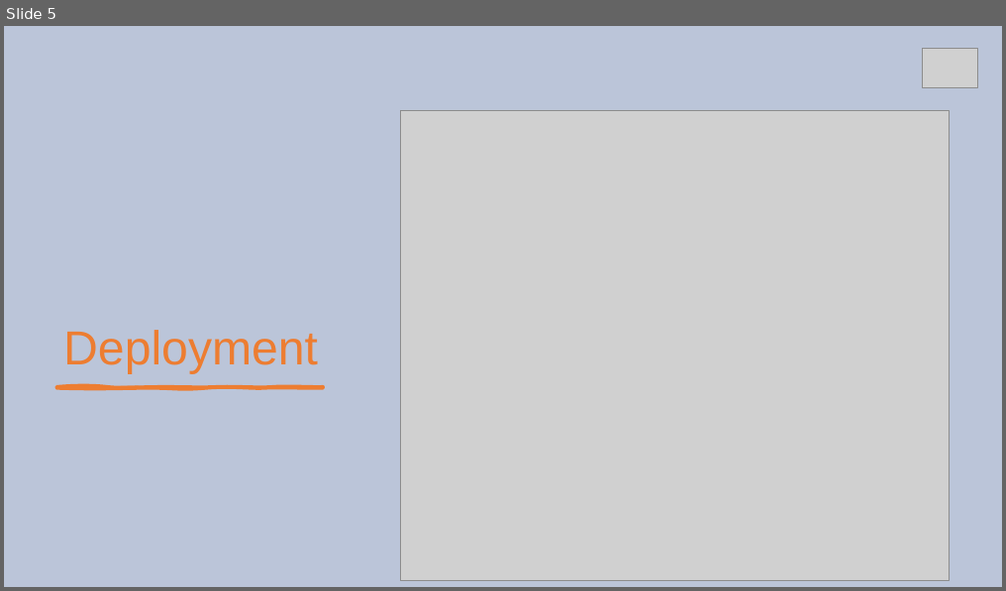
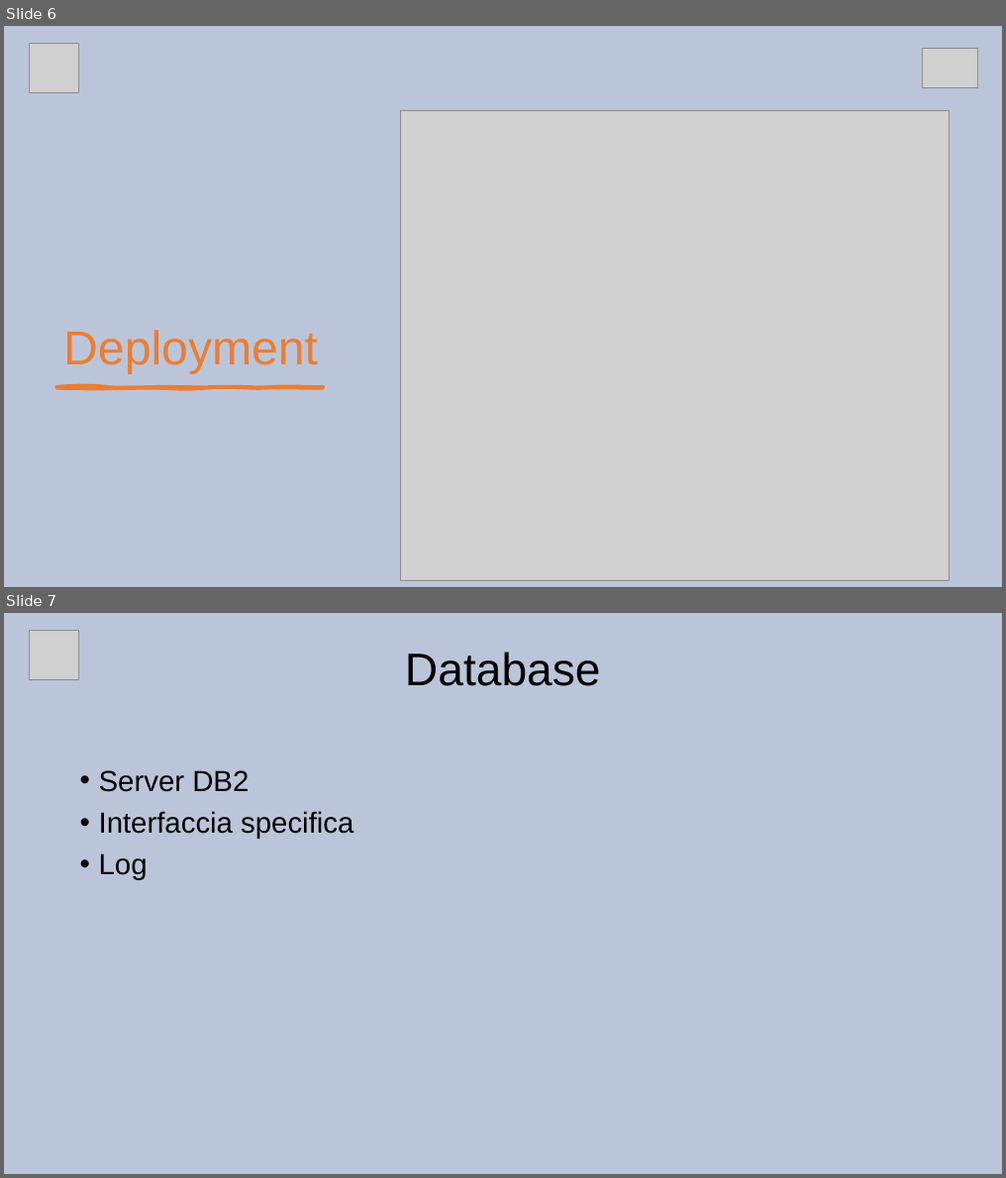
Before and after one commit to RiccardoBarbieri/iovoto, a slide deck: ioVoto.pptx. Shown one above the other, each under a label of ours: slide 5 before the commit, slides 6 and 7 after it. The pictures are 1006x591 and 1006x1178 pixels, drawn with LibreOffice and Linux fonts; fonts in the diff are those of the drawing; grey boxes stand for pictures. Boxes give left, top, right and bottom in pixels: in the first picture for what was removed or moved away, otherwise in the second. Text is boxed around its words. In the diff, an @@ line names an element or a change of style, - is before the commit and + after.

```diff
--- a/ioVoto.pptx
+++ b/ioVoto.pptx
@@ slide 7 added at box(4, 613, 1002, 1174), background #BBC5D9 @@
@@ picture added at box(29, 630, 79, 680) @@
@@ title added at box(405, 652, 601, 686), 44 pt, text #000000 @@
+Database
@@ text added at box(99, 770, 353, 880), 28 pt, text #000000 @@
+• Server DB2
+• Interfaccia specifica
+• Log
@@ what was slide 5 is now slide 6 @@
@@ slide 6 changed as well @@
@@ picture added at box(29, 43, 79, 93) @@
```
Also in this commit, not shown: 9 other slides changed, 1 other slide added, 1 slide removed.
